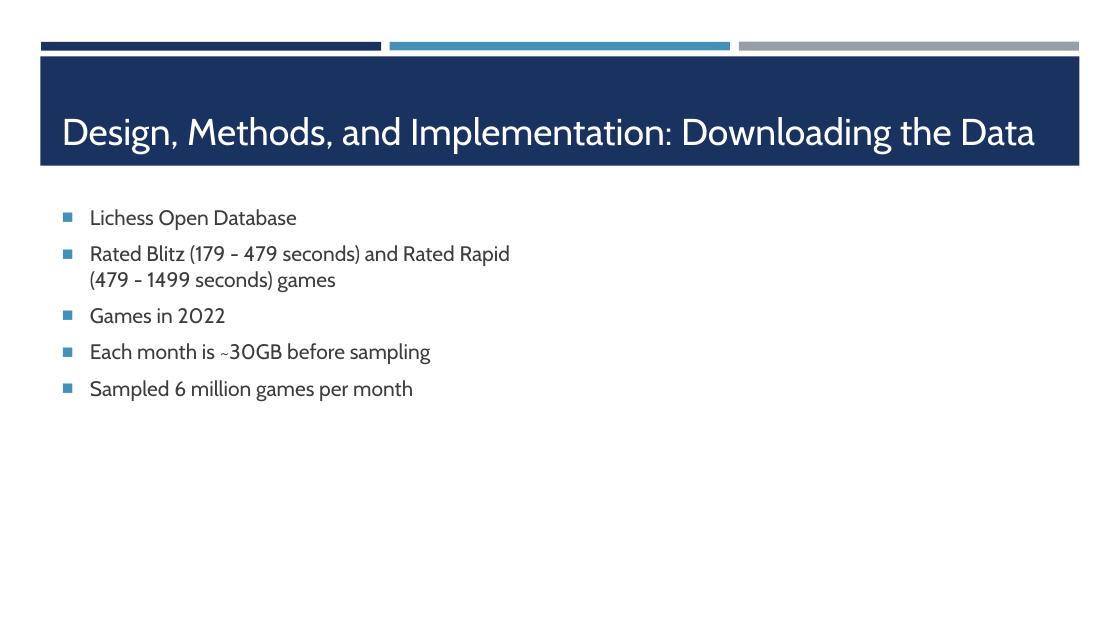
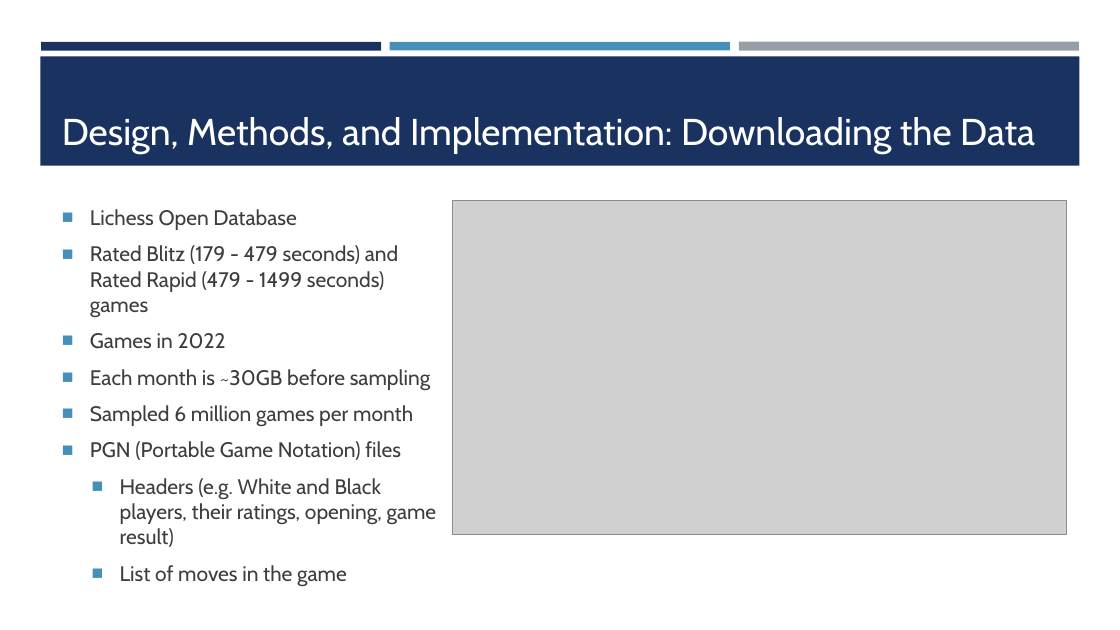
Before and after one commit to IsaacCheng9/machine-learning-in-chess, a slide deck: slide 6 of docs/Demonstration/Presentation - Machine Learning to Study Patterns in Chess Games.pptx. Drawn at 1120x630 pixels with LibreOffice and Linux fonts; fonts in the diff are those of the drawing; grey boxes stand for pictures. Boxes give left, top, right and bottom in pixels: in the first picture for what was removed or moved away, otherwise in the second. Text is boxed around its words. In the diff, an @@ line names an element or a change of style, - is before the commit and + after.

Commit message:
Add images of PGN file and data pipeline

```diff
--- a/docs/Demonstration/Presentation - Machine Learning to Study Patterns in Chess Games.pptx
+++ b/docs/Demonstration/Presentation - Machine Learning to Study Patterns in Chess Games.pptx
@@ picture added at [453, 200, 1067, 534] @@
@@ text at [90, 441, 437, 587]: paragraphs added @@
+■ PGN (Portable Game Notation) files
+  ■ Headers (e.g. White and Black players, their ratings, opening, game result)
+  ■ List of moves in the game
```
Also in this commit, not shown: 2 other slides changed, 1 other file.
